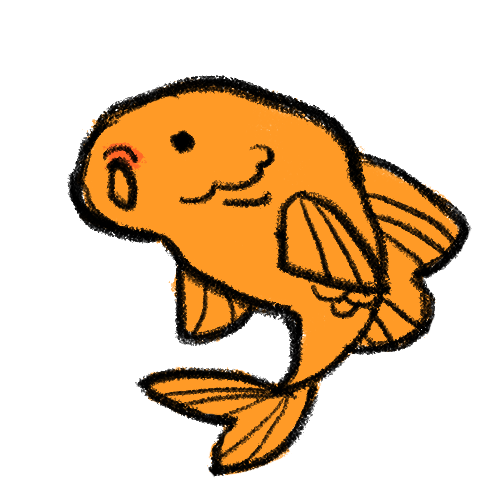
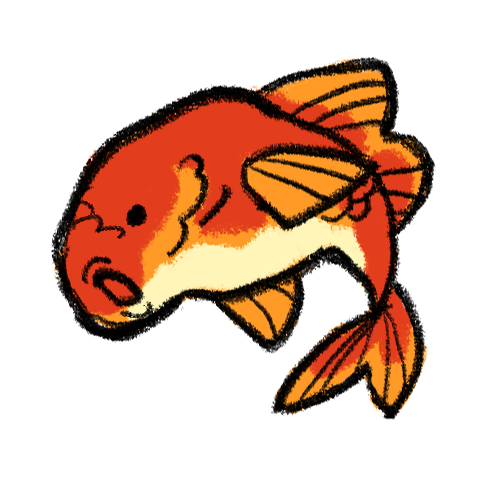
Layer changes from the first 500 × 500 image to the second:
added group "Group 1" with 2 layers above "Layer 4" over [51, 56, 436, 421]
moved "Layer 2" into group "Group 1", painted on it over [51, 56, 472, 479]
moved "Layer 3" into group "Group 1", painted on it over [53, 57, 468, 476]
hid "Background" over [51, 56, 472, 479]
